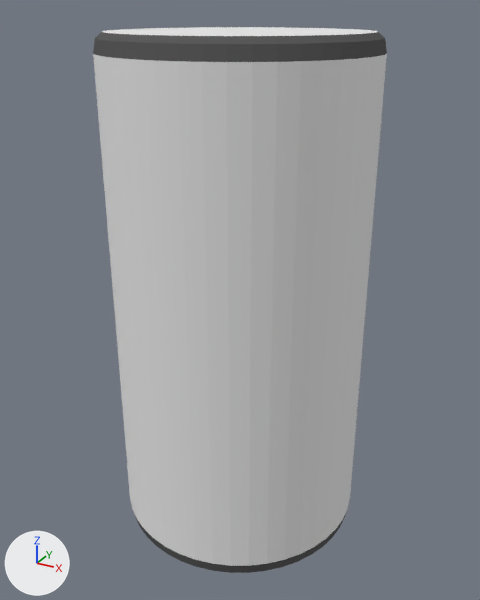
Two versions of the Blender file Assets/Models/BevelCylinder.blend, one commit apart.
Camera for both pictures: a 50 mm camera at (2.38, -4.32, 4.12) aimed at (0.01, -0.01, 1.96). Arrows for +X, +Y and +Z are at lower left; the lights stay in place.
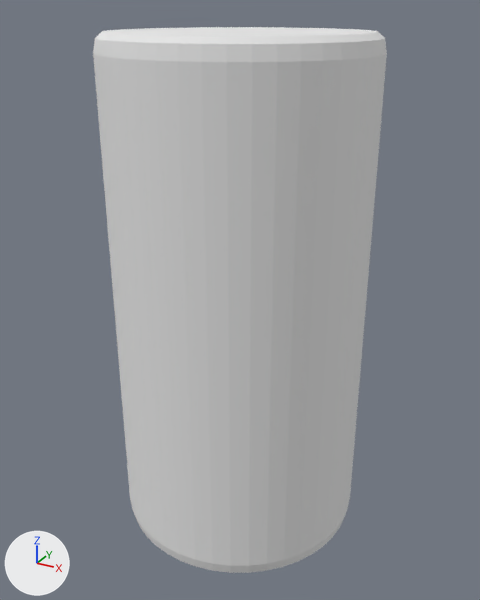
Where the change shows, as pixel boxes [x1, y1, x2, y2] in the pictures (480 x 600 px):
part 1 of me_cylinder, recoloured
    both: [93, 32, 387, 573]

What changed in the scene script:
```text
Change me_cylinder:
    where me_cylinder.from_pydata(...)  # 264 vertices, 222 faces; spans x -1.0..1.0, y -1.0..1.0, z 0.0..2.0
    used by ob_cylinder; location = (0.0, 0.0, 0.0); scale = (1.0, 1.0, 1.99)
    me_cylinder part 1: all 176 faces that had it switch from mat_edges (dark grey #5c5c5c) to mat_faces (white #e7e7e7)
```
